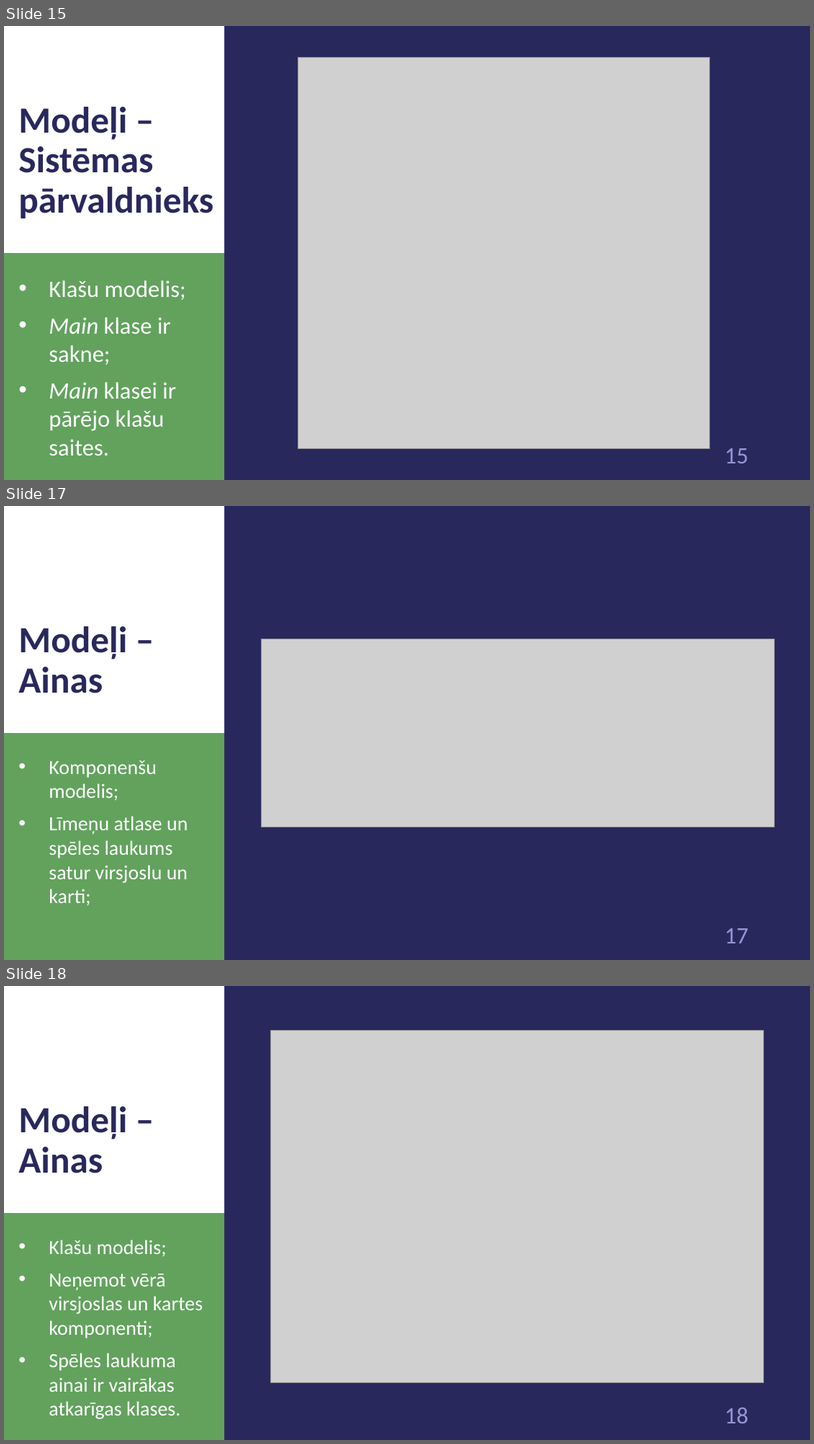
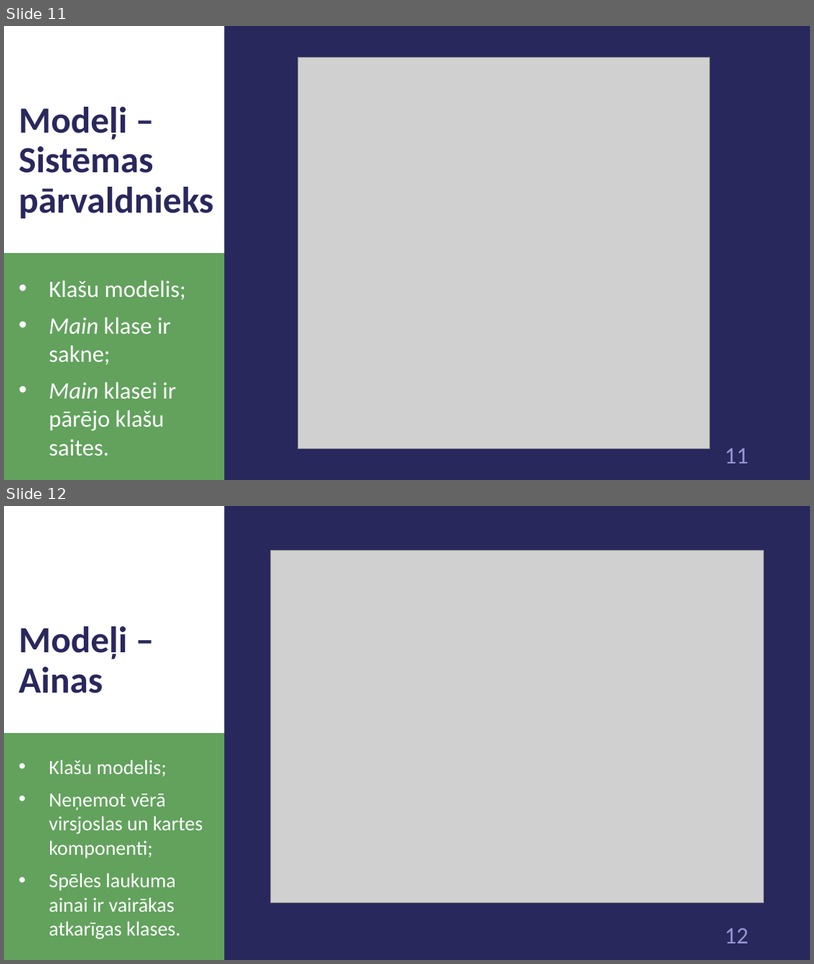
Before and after one commit to 1ivyatan/drumstalotajs, a slide deck: Documentation/Prezentācija.pptx. Shown one above the other, each under a label of ours: slides 15, 17 and 18 before the commit, slides 11 and 12 after it; the slides between them are not shown. The pictures are 814x1444 and 814x964 pixels, drawn with LibreOffice and Linux fonts; fonts in the diff are those of the drawing; grey boxes stand for pictures. Boxes give left, top, right and bottom in pixels: in the first picture for what was removed or moved away, otherwise in the second. Text is boxed around its words. In the diff, an @@ line names an element or a change of style, - is before the commit and + after.

```diff
--- a/Documentation/Prezentācija.pptx
+++ b/Documentation/Prezentācija.pptx
@@ slide 17 removed at [4,506,810,960], background #29285D; not listed: 3 template elements that a slide beside it also shows @@
@@ title removed at [18,626,127,693] @@
-Modeļi – Ainas
@@ picture removed at [262,638,775,826] @@
@@ text removed at [49,760,188,905] @@
-• Komponenšu modelis;
-• Līmeņu atlase un spēles laukums satur virsjoslu un karti;
@@ what was slide 15 is now slide 11 @@
@@ page number at [725,448,748,463]: text changed @@
-15
+11
@@ what was slide 18 is now slide 12 @@
@@ page number at [725,928,748,943]: text changed @@
-18
+12
```
Also in this commit, not shown: 3 slides changed, 15 other slides removed.
